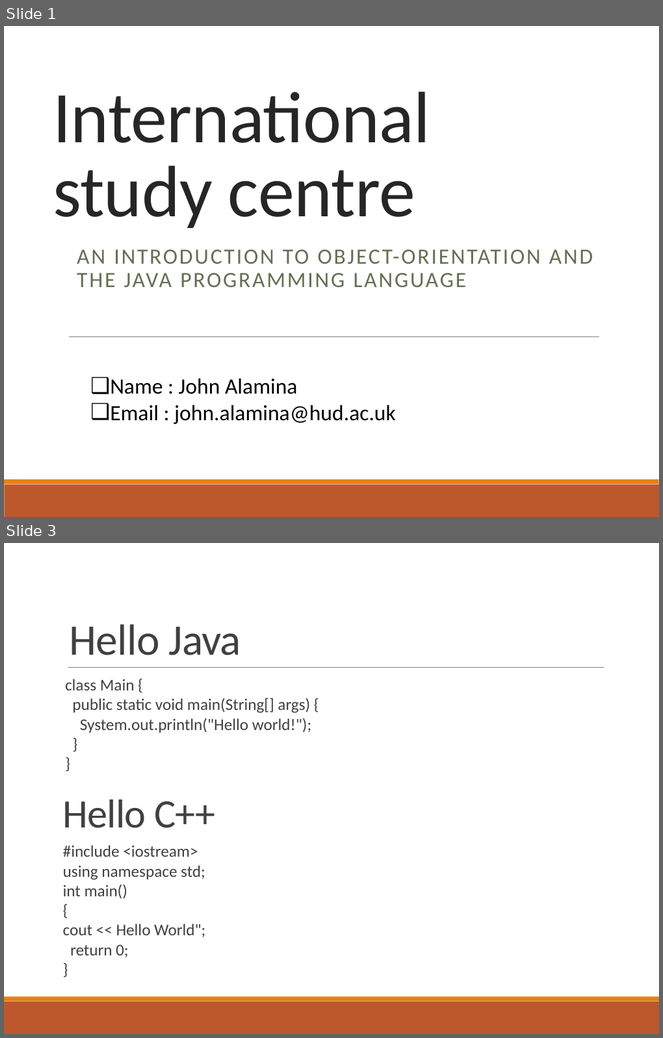
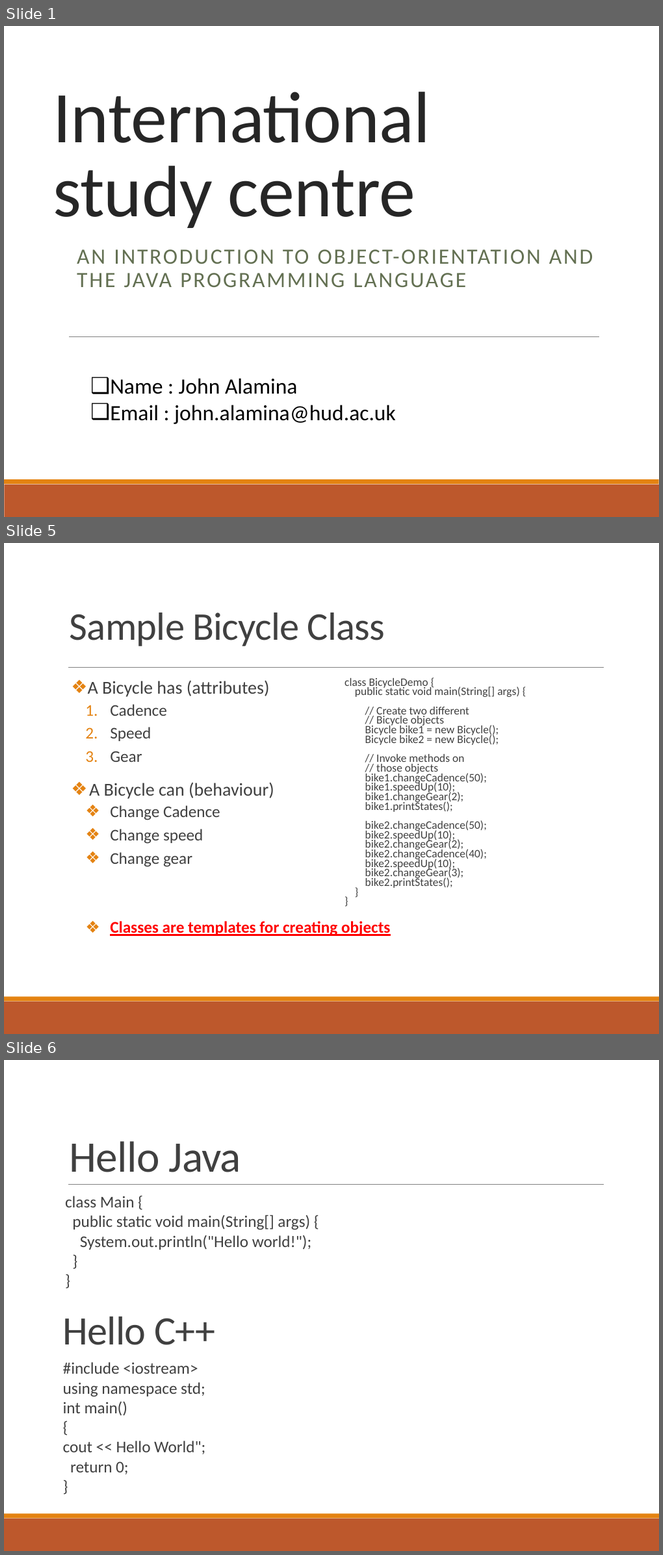
Before and after one commit to deeperj/dillinger, a slide deck: thesis/ukapp2/wqu_isc/sofware_design/Lesson 1 - Java.pptx. Shown one above the other, each under a label of ours: slides 1 and 3 before the commit, slides 1, 5 and 6 after it; the slides between them are not shown. The pictures are 663x1038 and 663x1555 pixels, drawn with LibreOffice and Linux fonts; fonts in the diff are those of the drawing. Boxes give left, top, right and bottom in pixels: in the first picture for what was removed or moved away, otherwise in the second. Text is boxed around its words. In the diff, an @@ line names an element or a change of style, - is before the commit and + after.

```diff
--- a/thesis/ukapp2/wqu_isc/sofware_design/Lesson 1 - Java.pptx
+++ b/thesis/ukapp2/wqu_isc/sofware_design/Lesson 1 - Java.pptx
@@ slide 5 added at (4,543,659,1034), background #FFFFFF; not listed: 3 template elements that a slide beside it also shows @@
@@ title added at (70,613,386,646), 43.2 pt, text #404040 @@
+Sample Bicycle Class
@@ text added at (345,678,520,888), 12.5 pt, text #404040 @@
+  class BicycleDemo {
+  public static void main(String[] args) {
+  // Create two different
+  // Bicycle objects
+  Bicycle bike1 = new Bicycle();
+  Bicycle bike2 = new Bicycle();
+  // Invoke methods on
+  // those objects
+  bike1.changeCadence(50);
+  bike1.speedUp(10);
+  bike1.changeGear(2);
+  bike1.printStates();
+  bike2.changeCadence(50);
+  bike2.speedUp(10);
+  bike2.changeGear(2);
+  bike2.changeCadence(40);
+  bike2.speedUp(10);
+  bike2.changeGear(3);
+  bike2.printStates();
+  }
+  }
@@ text added at (88,680,390,936), 18 pt, text #404040 @@
+❖ A Bicycle has (attributes)
+  1. Cadence
+  2. Speed
+  3. Gear
+❖ A Bicycle can (behaviour)
+  ❖ Change Cadence
+  ❖ Change speed
+  ❖ Change gear
+  ❖ Classes are templates for creating objects
@@ what was slide 3 is now slide 6 @@
```
Also in this commit, not shown: 2 slides changed, 2 other slides added, 4 other files.
